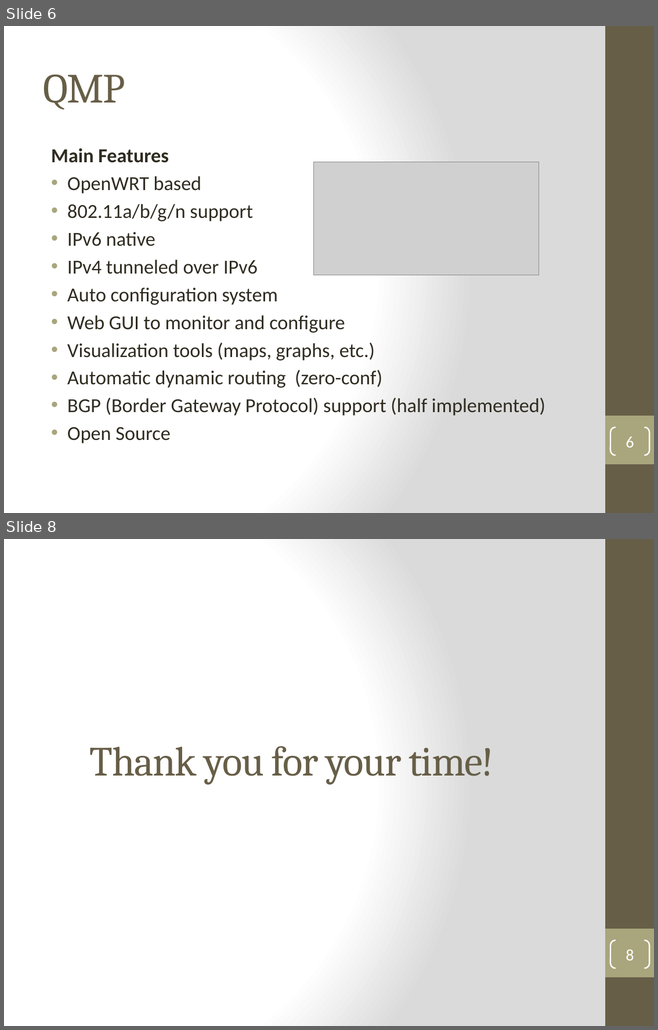
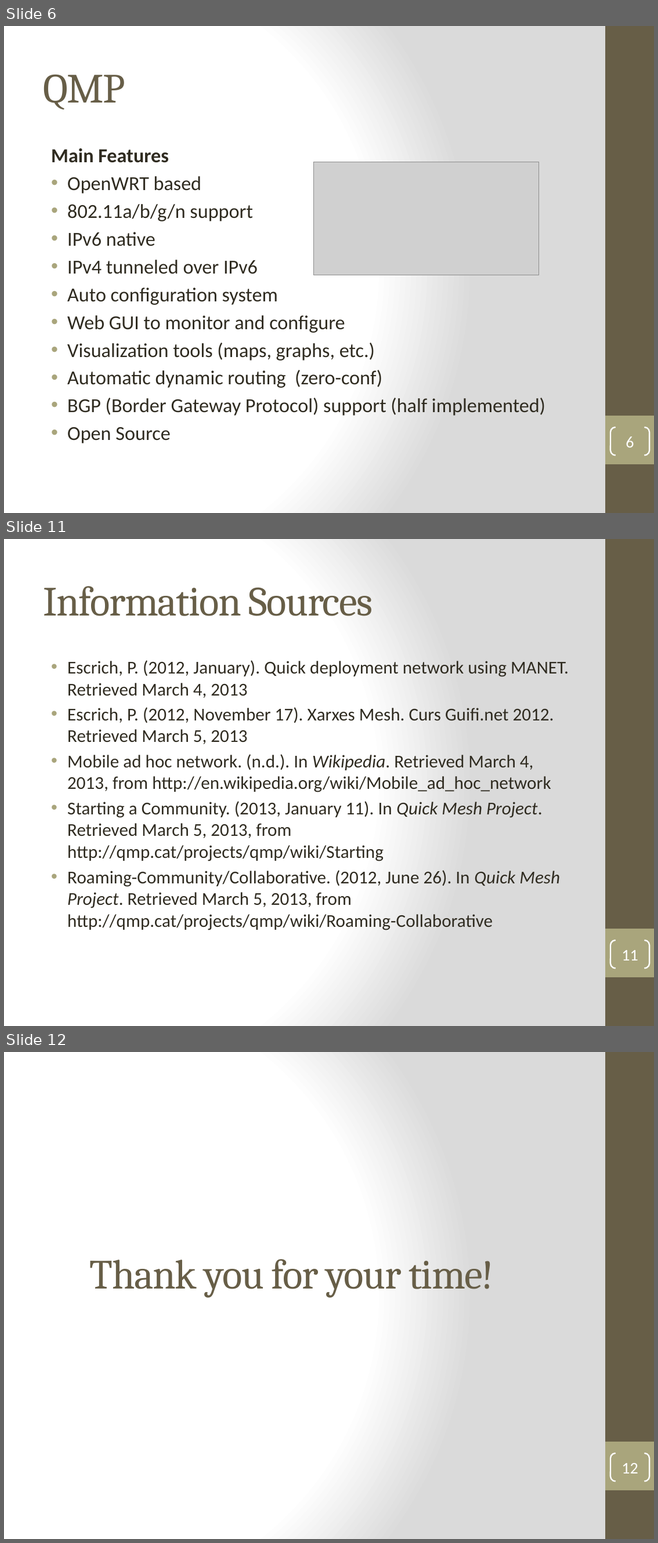
Before and after one commit to ferry91/MobileNode-TFG, a slide deck: Presentation-demo/MN_QMP_Demo.pptx. Shown one above the other, each under a label of ours: slides 6 and 8 before the commit, slides 6, 11 and 12 after it; the slides between them are not shown. The pictures are 658x1030 and 658x1543 pixels, drawn with LibreOffice and Linux fonts; fonts in the diff are those of the drawing; grey boxes stand for pictures. Boxes give left, top, right and bottom in pixels: in the first picture for what was removed or moved away, otherwise in the second. Text is boxed around its words. In the diff, an @@ line names an element or a change of style, - is before the commit and + after.

```diff
--- a/Presentation-demo/MN_QMP_Demo.pptx
+++ b/Presentation-demo/MN_QMP_Demo.pptx
@@ slide 11 added at (4, 539, 654, 1026), background gradient #FFFFFF to #DADADA; not listed: 2 template elements that a slide beside it also shows @@
@@ title added at (43, 586, 372, 616), 46 pt, text #675E47 @@
+Information Sources
@@ text added at (67, 660, 568, 931), 20 pt, text #2F2B20 @@
+• Escrich, P. (2012, January). Quick deployment network using MANET. Retrieved March 4, 2013
+• Escrich, P. (2012, November 17). Xarxes Mesh. Curs Guifi.net 2012. Retrieved March 5, 2013
+• Mobile ad hoc network. (n.d.). In Wikipedia. Retrieved March 4, 2013, from http://en.wikipedia.org/wiki/Mobile_ad_hoc_network
+• Starting a Community. (2013, January 11). In Quick Mesh Project. Retrieved March 5, 2013, from http://qmp.cat/projects/qmp/wiki/Starting
+• Roaming-Community/Collaborative. (2012, June 26). In Quick Mesh Project. Retrieved March 5, 2013, from http://qmp.cat/projects/qmp/wiki/Roaming-Collaborative
@@ page number added at (610, 940, 649, 968), outline #FFFFFF 1.5 pt, 18 pt, text #FFFFFF @@
+11
@@ what was slide 8 is now slide 12 @@
@@ page number at (621, 1463, 637, 1474): text changed @@
-8
+12
```
Also in this commit, not shown: 1 slide changed, 4 other slides added, 1 slide removed, 1 other file.
